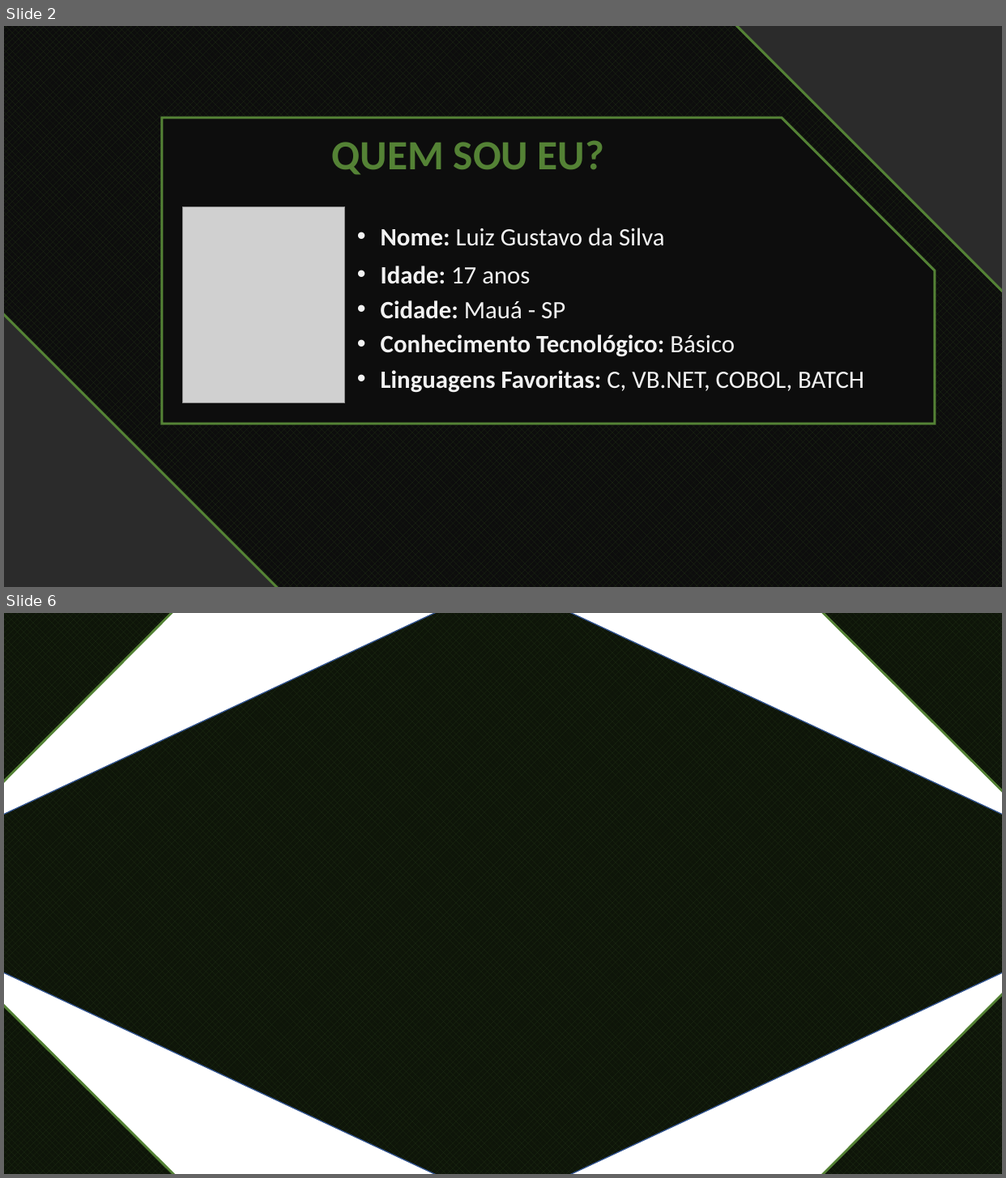
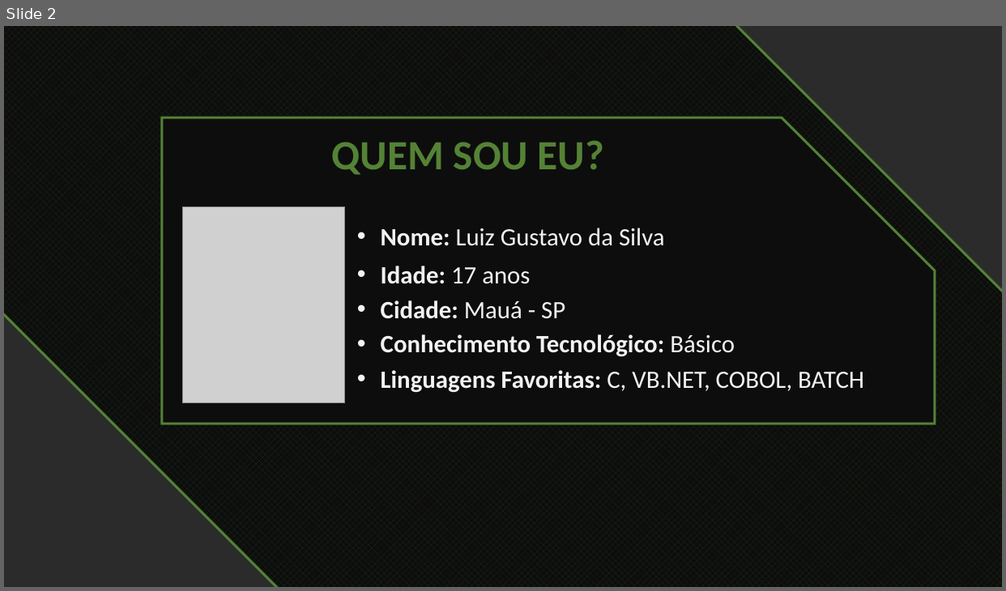
Before and after one commit to Luiz-Gustavo-Silva/Projeto-individual, a slide deck: projeto-site/public/documentação/Apresentação1.pptx. Shown one above the other, each under a label of ours: slides 2 and 6 before the commit, slide 2 after it; the slides between them are not shown. The pictures are 1006x1178 and 1006x591 pixels, drawn with LibreOffice and Linux fonts; fonts in the diff are those of the drawing; grey boxes stand for pictures; background and template pictures are left out; a plain dark background stands for a picture behind light text. Boxes give left, top, right and bottom in pixels: in the first picture for what was removed or moved away, otherwise in the second. Text is boxed around its words. In the diff, an @@ line names an element or a change of style, - is before the commit and + after.

```diff
--- a/projeto-site/public/documentação/Apresentação1.pptx
+++ b/projeto-site/public/documentação/Apresentação1.pptx
@@ slide 6 removed at [4, 613, 1002, 1174], background picture (left out) @@
@@ right triangle removed at [4, 613, 182, 801] @@
@@ diamond removed at [4, 613, 1002, 1174] @@
@@ right triangle removed at [813, 613, 1002, 800] @@
@@ right triangle removed at [4, 986, 183, 1174] @@
@@ right triangle removed at [814, 986, 1002, 1174] @@
```
Also in this commit, not shown: 3 slides changed, 6 slides added, 2 other slides removed, 5 other files.
